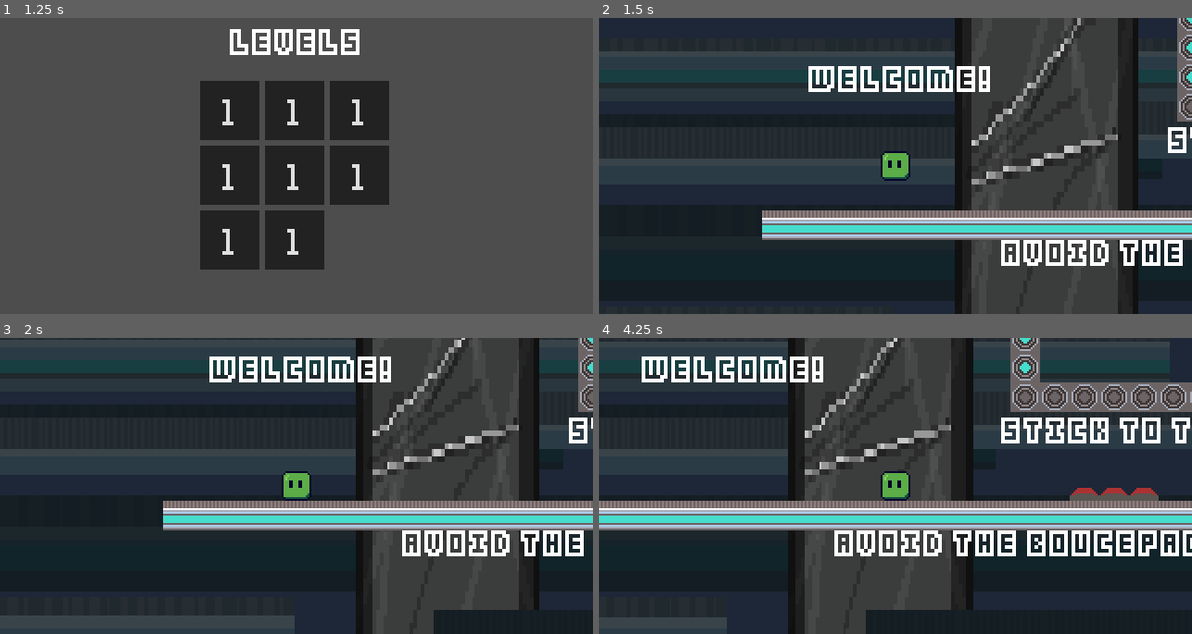
Above: before the commit, frames 1-4 (two rows, left to right).
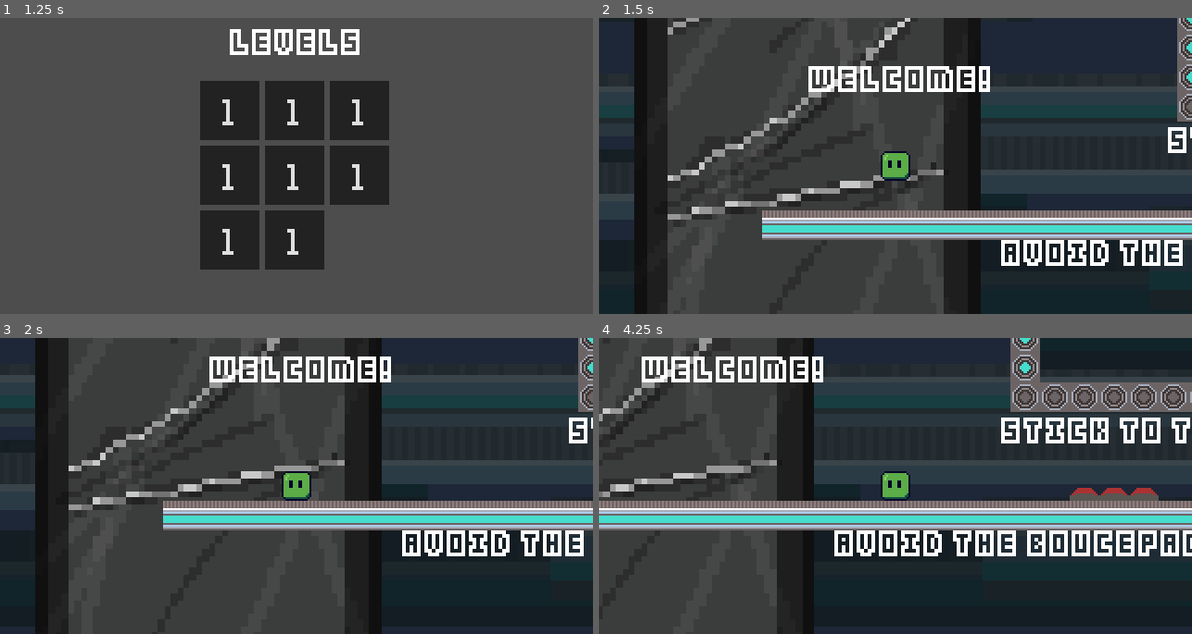
Above: after the commit, the same moments.

Repository: apollo-cool/blob-game
Game: Godot game, scene res://scenes/main.tscn
Two runs of this game, one before a commit and one after it. Both use one fixed random seed, a clock stepped at 60 frames per second and the inputs below. Sound files missing from this copy of the repository are replaced by a short silence.
Inputs (mouse positions are in pixels of both pictures, inside the frame that each line leads up to):
- Up to frame 1 (1.25 s): click (302, 240) at 0.5 s
- Up to frame 2 (1.5 s): click "1" at 1.25 s
- Up to frame 3 (2 s): no input
- Up to frame 4 (4.25 s): tap Enter at 2 s; hold D (move_right) 2.03-3.53 s; tap Space (jump) at 2.27, 3.02 s; hold A (move_left) from 3.53 s (still down)

Frame 1 is identical in both runs. In frame 2, 52% of the frame differs, in the area x 0-100%, y 0-100%; in frame 3, 49%; in frame 4, 37%.

Commit message:
Added BGs

Diff:
--- a/scenes/levels/level1.tscn
+++ b/scenes/levels/level1.tscn
@@ -43,11 +43,12 @@
 script = ExtResource("1_ru4tf")
 
 [node name="TextureRect" type="TextureRect" parent="." unique_id=1229800865]
-offset_left = -314.0
-offset_top = -320.0
-offset_right = 607.0
-offset_bottom = 373.0
+offset_left = -1583.0
+offset_top = -301.0
+offset_right = 1882.0
+offset_bottom = 392.0
 texture = ExtResource("2_1seuy")
+expand_mode = 3
 
 [node name="Layer0" type="TileMapLayer" parent="." unique_id=244673116]
 use_parent_material = true
@@ -119,7 +120,7 @@
 one_shot = true
 
 [connection signal="body_entered" from="Layer0/Bouncepad" to="Layer0/Bouncepad" method="_on_body_entered"]
-[connection signal="body_entered" from="Layer0/@Area2D@264937" to="Layer0/@Area2D@264937" method="_on_body_entered"]
-[connection signal="body_entered" from="Layer0/@Area2D@264938" to="Layer0/@Area2D@264938" method="_on_body_entered"]
+[connection signal="body_entered" from="Layer0/@Area2D@141429" to="Layer0/@Area2D@141429" method="_on_body_entered"]
+[connection signal="body_entered" from="Layer0/@Area2D@141430" to="Layer0/@Area2D@141430" method="_on_body_entered"]
 [connection signal="body_entered" from="FallDeath" to="." method="_on_fall_death_body_entered"]
 [connection signal="timeout" from="RespawnTimer" to="." method="respawn_player"]
--- a/scenes/levels/level2.tscn
+++ b/scenes/levels/level2.tscn
@@ -8,6 +8,9 @@
 [ext_resource type="PackedScene" uid="uid://c7657k3w8s0du" path="res://scenes/functional_tiles/Bouncepad.tscn" id="5_k0mew"]
 [ext_resource type="PackedScene" uid="uid://20n3iexah6tx" path="res://scenes/enemies/enemy.tscn" id="6_76toy"]
 [ext_resource type="FontFile" uid="uid://cn6x1tjw22dqp" path="res://assets/Kenney Blocks.ttf" id="6_b0vvs"]
+
+[sub_resource type="CompressedTexture2D" id="CompressedTexture2D_k0mew"]
+load_path = "res://.godot/imported/level_BG.png-87359e48f2bc886d357851bff15f30c9.ctex"
 
 [sub_resource type="PhysicsMaterial" id="PhysicsMaterial_mm7tu"]
 
@@ -41,6 +44,14 @@
 
 [node name="Level" type="Node2D" unique_id=2090821432]
 script = ExtResource("1_yqkch")
+
+[node name="TextureRect" type="TextureRect" parent="." unique_id=1679747312]
+offset_left = -1632.0
+offset_top = -317.0
+offset_right = 1833.0
+offset_bottom = 376.0
+texture = SubResource("CompressedTexture2D_k0mew")
+expand_mode = 3
 
 [node name="Layer0" type="TileMapLayer" parent="." unique_id=244673116]
 use_parent_material = true
@@ -102,17 +113,17 @@
 [node name="Enemy" parent="." unique_id=614667678 instance=ExtResource("6_76toy")]
 position = Vector2(178, -84)
 
-[connection signal="body_entered" from="Layer0/@Area2D@139855" to="Layer0/@Area2D@139855" method="_on_body_entered"]
-[connection signal="body_entered" from="Layer0/@Area2D@139856" to="Layer0/@Area2D@139856" method="_on_body_entered"]
-[connection signal="body_entered" from="Layer0/@Area2D@139857" to="Layer0/@Area2D@139857" method="_on_body_entered"]
-[connection signal="body_entered" from="Layer0/@Area2D@139858" to="Layer0/@Area2D@139858" method="_on_body_entered"]
-[connection signal="body_entered" from="Layer0/@Area2D@139859" to="Layer0/@Area2D@139859" method="_on_body_entered"]
-[connection signal="body_entered" from="Layer0/@Area2D@139860" to="Layer0/@Area2D@139860" method="_on_body_entered"]
-[connection signal="body_entered" from="Layer0/@Area2D@139861" to="Layer0/@Area2D@139861" method="_on_body_entered"]
-[connection signal="body_entered" from="Layer0/@Area2D@139862" to="Layer0/@Area2D@139862" method="_on_body_entered"]
 [connection signal="body_entered" from="Layer0/Bouncepad" to="Layer0/Bouncepad" method="_on_body_entered"]
-[connection signal="body_entered" from="Layer0/@Area2D@146024" to="Layer0/@Area2D@146024" method="_on_body_entered"]
-[connection signal="body_entered" from="Layer0/@Area2D@146025" to="Layer0/@Area2D@146025" method="_on_body_entered"]
-[connection signal="body_entered" from="Layer0/@Area2D@146026" to="Layer0/@Area2D@146026" method="_on_body_entered"]
+[connection signal="body_entered" from="Layer0/@Area2D@142556" to="Layer0/@Area2D@142556" method="_on_body_entered"]
+[connection signal="body_entered" from="Layer0/@Area2D@142557" to="Layer0/@Area2D@142557" method="_on_body_entered"]
+[connection signal="body_entered" from="Layer0/@Area2D@142558" to="Layer0/@Area2D@142558" method="_on_body_entered"]
+[connection signal="body_entered" from="Layer0/@Area2D@142559" to="Layer0/@Area2D@142559" method="_on_body_entered"]
+[connection signal="body_entered" from="Layer0/@Area2D@142560" to="Layer0/@Area2D@142560" method="_on_body_entered"]
+[connection signal="body_entered" from="Layer0/@Area2D@142561" to="Layer0/@Area2D@142561" method="_on_body_entered"]
+[connection signal="body_entered" from="Layer0/@Area2D@142562" to="Layer0/@Area2D@142562" method="_on_body_entered"]
+[connection signal="body_entered" from="Layer0/@Area2D@142564" to="Layer0/@Area2D@142564" method="_on_body_entered"]
+[connection signal="body_entered" from="Layer0/@Area2D@142565" to="Layer0/@Area2D@142565" method="_on_body_entered"]
+[connection signal="body_entered" from="Layer0/@Area2D@142566" to="Layer0/@Area2D@142566" method="_on_body_entered"]
+[connection signal="body_entered" from="Layer0/@Area2D@142567" to="Layer0/@Area2D@142567" method="_on_body_entered"]
 [connection signal="body_entered" from="FallDeath" to="." method="_on_fall_death_body_entered"]
 [connection signal="timeout" from="RespawnTimer" to="." method="respawn_player"]
Binary file changed: assets/textures/aseprite/level_BG.aseprite
Binary file changed: assets/textures/aseprite/level_BG.png
